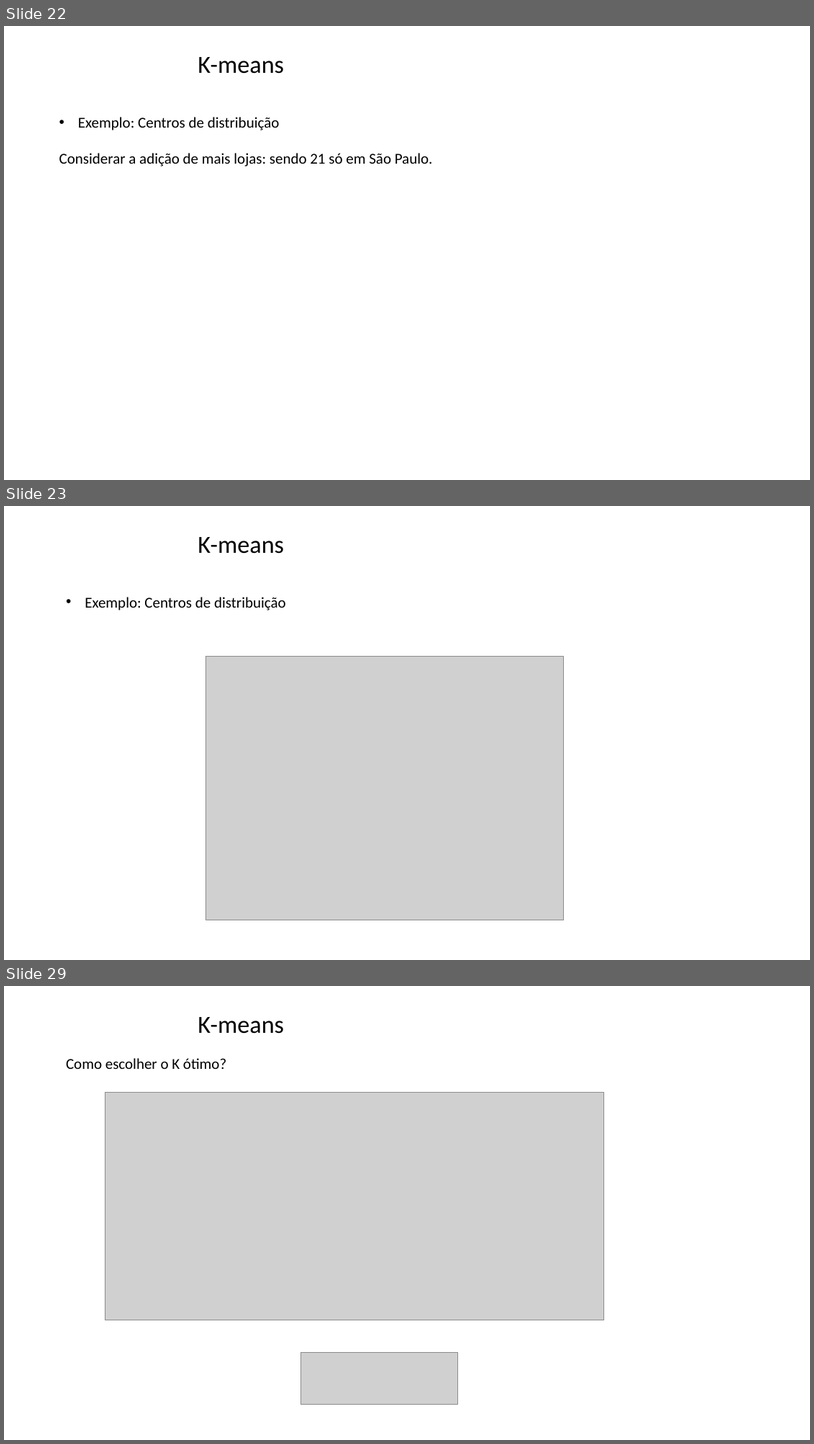
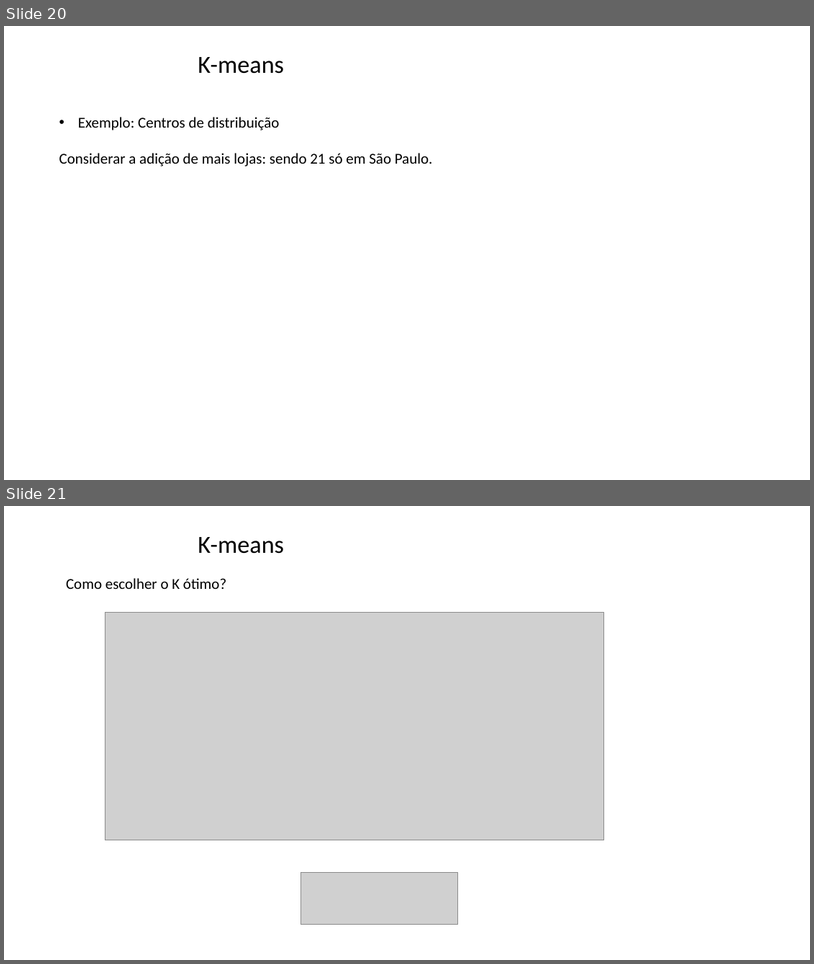
Before and after one commit to zz4fap/tp557-iot-ml, a slide deck: slides/TP557_16_detecção_de_anomalias.pptx. Shown one above the other, each under a label of ours: slides 22, 23 and 29 before the commit, slides 20 and 21 after it; the slides between them are not shown. The pictures are 814x1444 and 814x964 pixels, drawn with LibreOffice and Linux fonts; fonts in the diff are those of the drawing; grey boxes stand for pictures; background and template pictures are left out. Boxes give left, top, right and bottom in pixels: in the first picture for what was removed or moved away, otherwise in the second. Text is boxed around its words. In the diff, an @@ line names an element or a change of style, - is before the commit and + after.

```diff
--- a/slides/TP557_16_detecção_de_anomalias.pptx
+++ b/slides/TP557_16_detecção_de_anomalias.pptx
@@ slide 23 removed at bbox=[4, 506, 810, 960], background picture (left out) @@
@@ title removed at bbox=[198, 537, 284, 554] @@
-K-means
@@ text removed at bbox=[85, 597, 286, 610] @@
-• Exemplo: Centros de distribuição
@@ picture removed at bbox=[206, 656, 564, 920] @@
@@ what was slide 22 is now slide 20 @@
@@ what was slide 29 is now slide 21 @@
```
Also in this commit, not shown: 2 slides changed, 1 slide added, 9 other slides removed.
